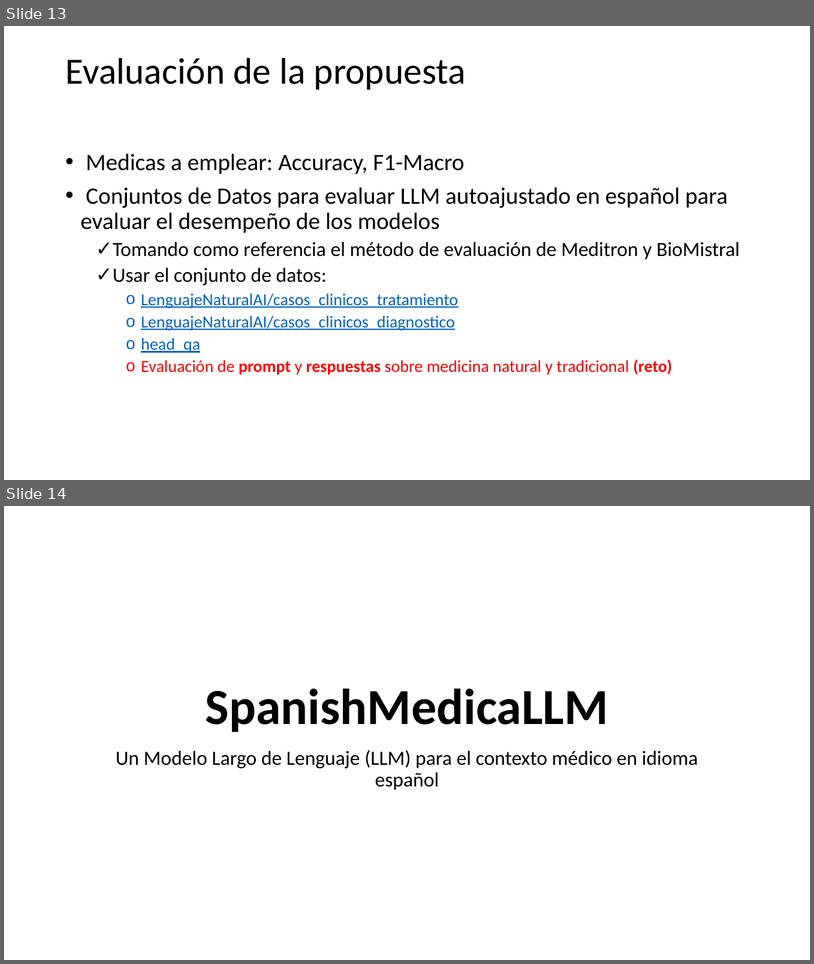
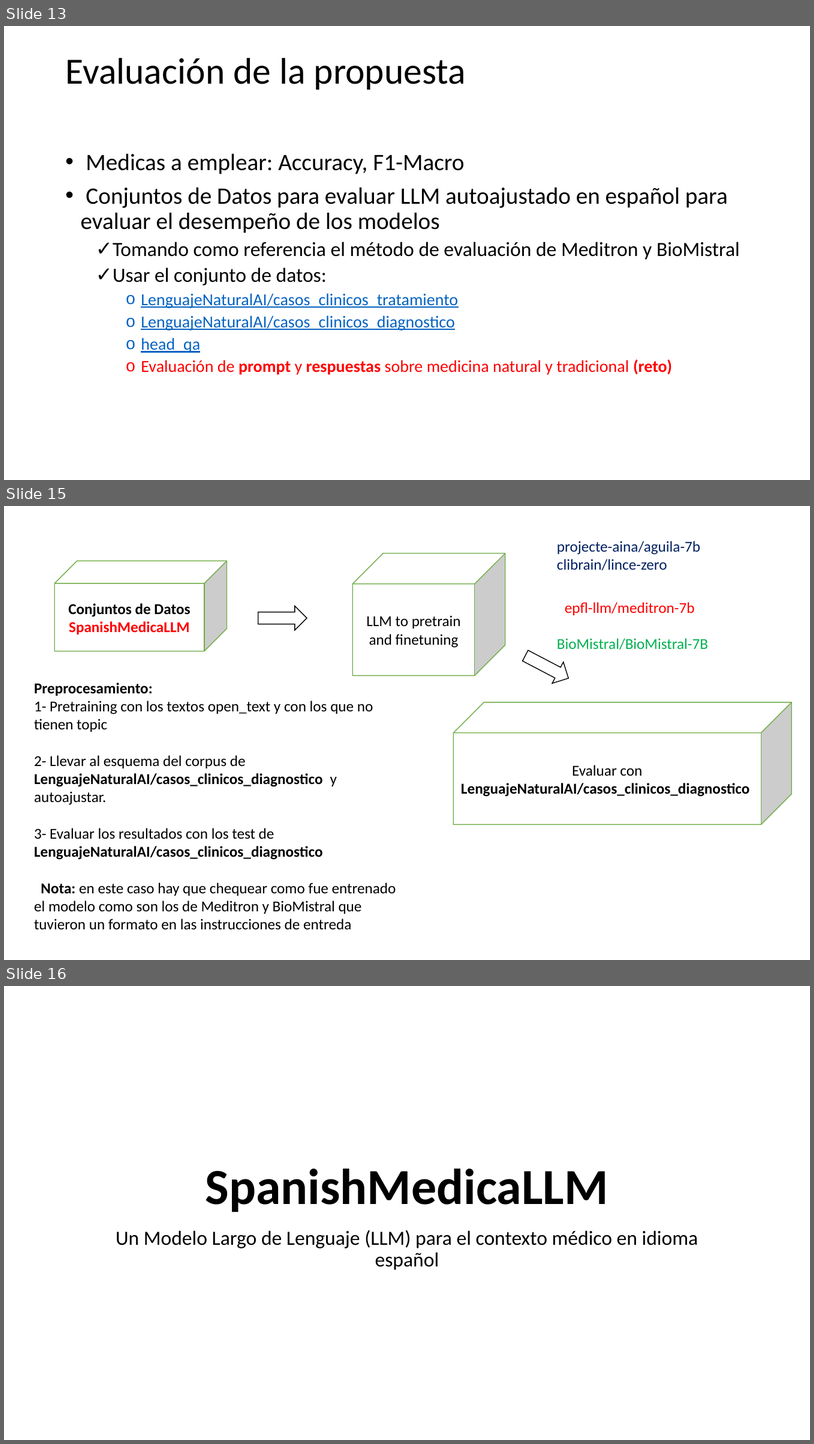
Before and after one commit to dionis/SpanishMedicaLLM, a slide deck: documentation/SpanishMedicaLLM.pptx. Shown one above the other, each under a label of ours: slides 13 and 14 before the commit, slides 13, 15 and 16 after it; the slides between them are not shown. The pictures are 814x964 and 814x1444 pixels, drawn with LibreOffice and Linux fonts; fonts in the diff are those of the drawing. Boxes give left, top, right and bottom in pixels: in the first picture for what was removed or moved away, otherwise in the second. Text is boxed around its words. In the diff, an @@ line names an element or a change of style, - is before the commit and + after.

Commit message:
Update guidelines with spanish support

```diff
--- a/documentation/SpanishMedicaLLM.pptx
+++ b/documentation/SpanishMedicaLLM.pptx
@@ slide 15 added at (4,506,810,960), background #FFFFFF @@
@@ text added at (557,541,701,570), 18 pt, text #002060 @@
+projecte-aina/aguila-7b
+clibrain/lince-zero
@@ cube added at (353,553,506,675), fill #FFFFFF, outline #70AD47 1 pt, 18 pt, text #000000 @@
+LLM to pretrain and finetuning
@@ cube added at (55,561,227,651), fill #FFFFFF, outline #70AD47 1 pt, 18 pt, text #000000, bold @@
+Conjuntos de Datos
+SpanishMedicaLLM
@@ right arrow added at (258,606,307,630), fill #FFFFFF, outline #000000 1 pt @@
@@ text added at (565,602,695,615), 18 pt, text #FF0000 @@
+epfl-llm/meditron-7b
@@ right arrow added at (520,645,575,689), fill #FFFFFF, outline #000000 1 pt @@
@@ text added at (557,638,708,649), 18 pt, text #00B050 @@
+BioMistral/BioMistral-7B
@@ text added at (34,682,396,930), 18 pt, text #000000 @@
+Preprocesamiento:
+1- Pretraining con los textos open_text y con los que no tienen topic
+2- Llevar al esquema del corpus de LenguajeNaturalAI/casos_clinicos_diagnostico y autoajustar.
+3- Evaluar los resultados con los test de LenguajeNaturalAI/casos_clinicos_diagnostico
+Nota: en este caso hay que chequear como fue entrenado el modelo como son los de Meditron y BioMistral que tuvieron un formato en las instrucciones de entreda
@@ cube added at (453,702,792,824), fill #FFFFFF, outline #70AD47 1 pt, 18 pt, text #000000, bold @@
+Evaluar con LenguajeNaturalAI/casos_clinicos_diagnostico
@@ what was slide 14 is now slide 16 @@
```
Also in this commit, not shown: 1 other slide added, 2 other files.
